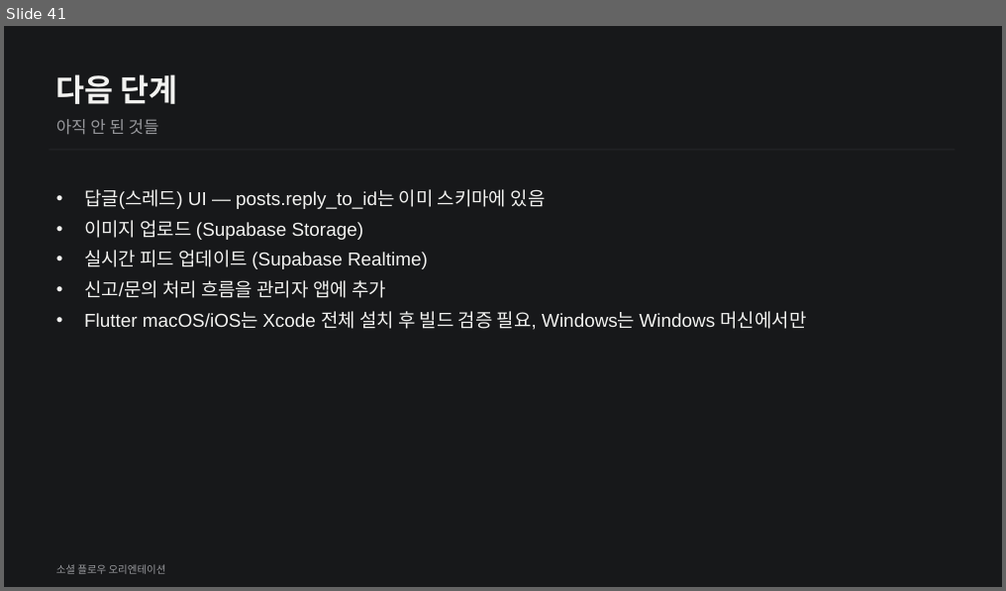
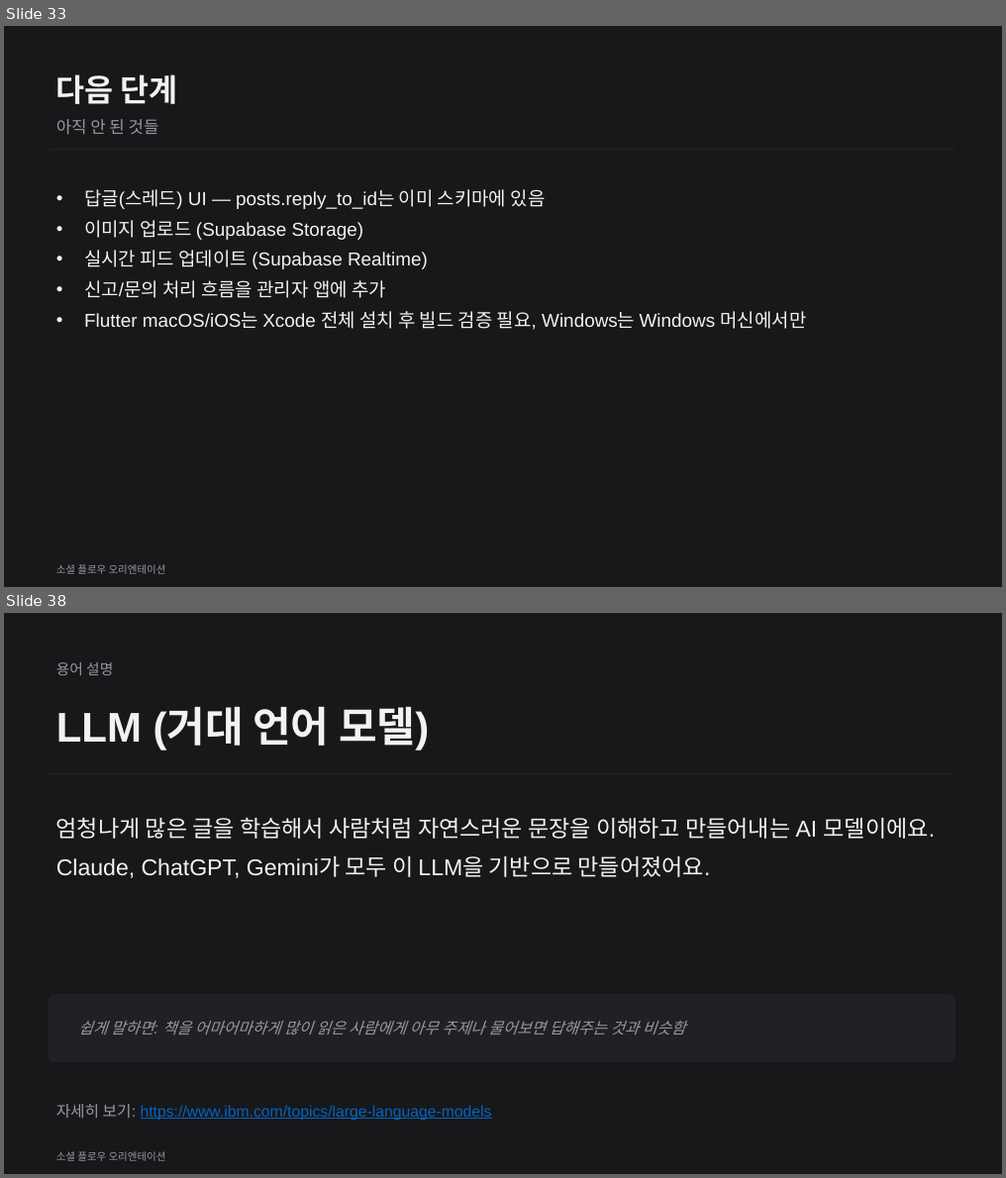
Before and after one commit to white100s/social_flow, a slide deck: docs/social-flow-orientation.pptx. Shown one above the other, each under a label of ours: slide 41 before the commit, slides 33 and 38 after it; the slides between them are not shown. The pictures are 1006x591 and 1006x1178 pixels, drawn with LibreOffice and Linux fonts; fonts in the diff are those of the drawing. Boxes give left, top, right and bottom in pixels: in the first picture for what was removed or moved away, otherwise in the second. Text is boxed around its words. In the diff, an @@ line names an element or a change of style, - is before the commit and + after.

```diff
--- a/docs/social-flow-orientation.pptx
+++ b/docs/social-flow-orientation.pptx
@@ slide 38 added at (4,613,1002,1174), background #17181A @@
@@ text added at (56,663,113,675), 14 pt, text #98999D @@
+용어 설명
@@ text added at (56,706,429,751), 40 pt, text #F2F2F0, bold @@
+LLM (거대 언어 모델)
@@ line added from (49, 774) to (954, 774), #202124 1.5 pt @@
@@ text added at (56,818,936,878), 22 pt, text #F2F2F0 @@
+엄청나게 많은 글을 학습해서 사람처럼 자연스러운 문장을 이해하고 만들어내는 AI 모델이에요. Claude, ChatGPT, Gemini가 모두 이 LLM을 기반으로 만들어졌어요.
@@ rounded rectangle added at (49,995,954,1062), fill #202124, outline #202124 1 pt @@
@@ text added at (78,1021,686,1035), 15 pt, text #98999D, italic @@
+쉽게 말하면: 책을 어마어마하게 많이 읽은 사람에게 아무 주제나 물어보면 답해주는 것과 비슷함
@@ text added at (56,1104,492,1121), 15 pt, text #0563C1, underline @@
+자세히 보기: https://www.ibm.com/topics/large-language-models
@@ text added at (56,1152,166,1161), 10 pt, text #98999D @@
+소셜 플로우 오리엔테이션
@@ what was slide 41 is now slide 33 @@
```
Also in this commit, not shown: 2 slides changed, 19 other slides added, 2 other files.
